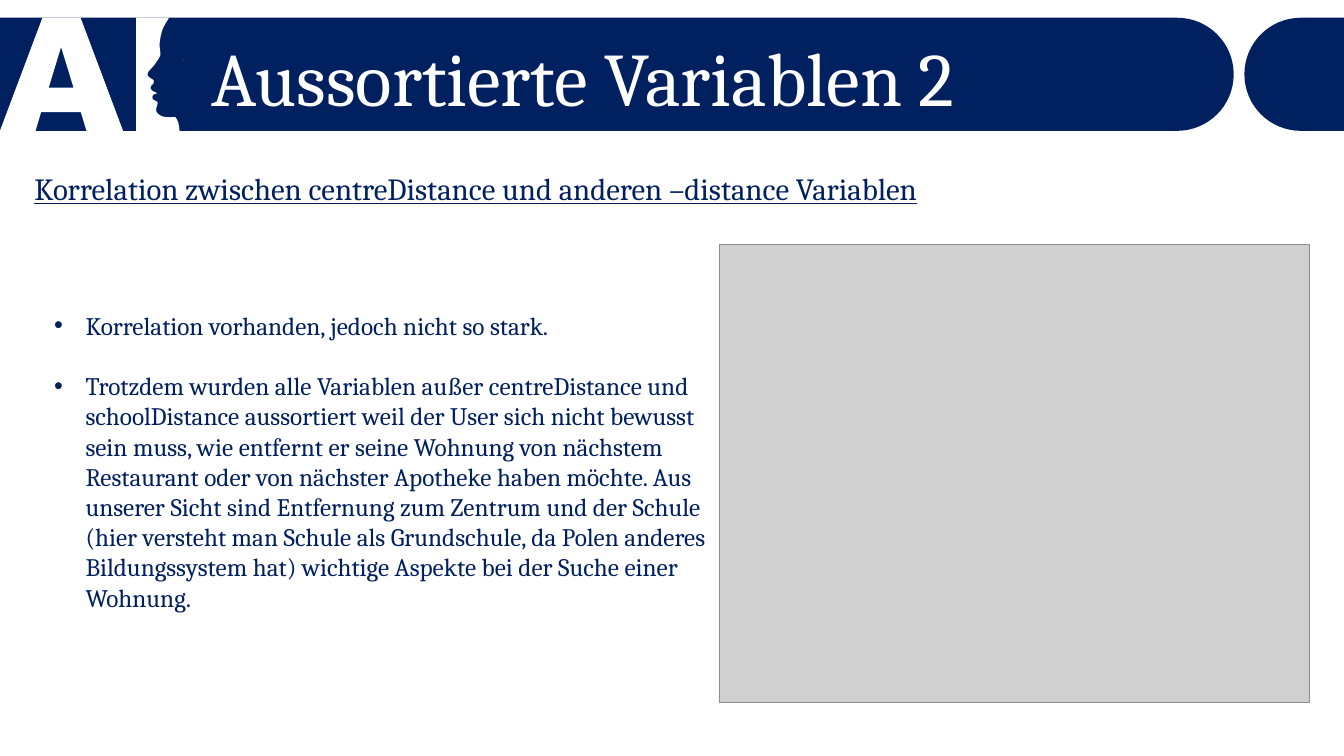
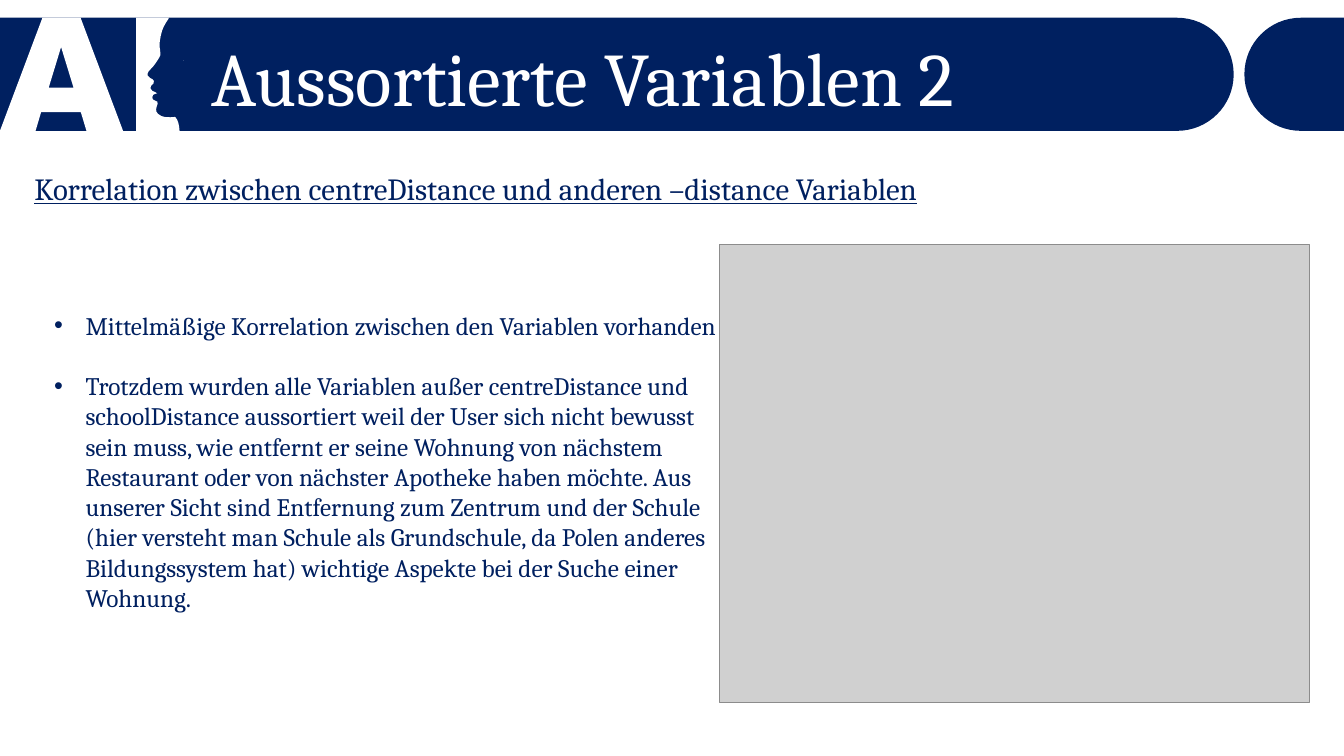
Before and after one commit to Dewin154/Projekt_Bauer, a slide deck: slide 5 of Mietspiegel_in_Polen.pptx. Drawn at 1344x756 pixels with LibreOffice and Linux fonts; fonts in the diff are those of the drawing; grey boxes stand for pictures. Boxes give left, top, right and bottom in pixels: in the first picture for what was removed or moved away, otherwise in the second. Text is boxed around its words. In the diff, an @@ line names an element or a change of style, - is before the commit and + after.

```diff
--- a/Mietspiegel_in_Polen.pptx
+++ b/Mietspiegel_in_Polen.pptx
@@ text at (x1=86, y1=317, x2=715, y2=341): text changed @@
-• Korrelation vorhanden, jedoch nicht so stark.
+• Mittelmäßige Korrelation zwischen den Variablen vorhanden
```
